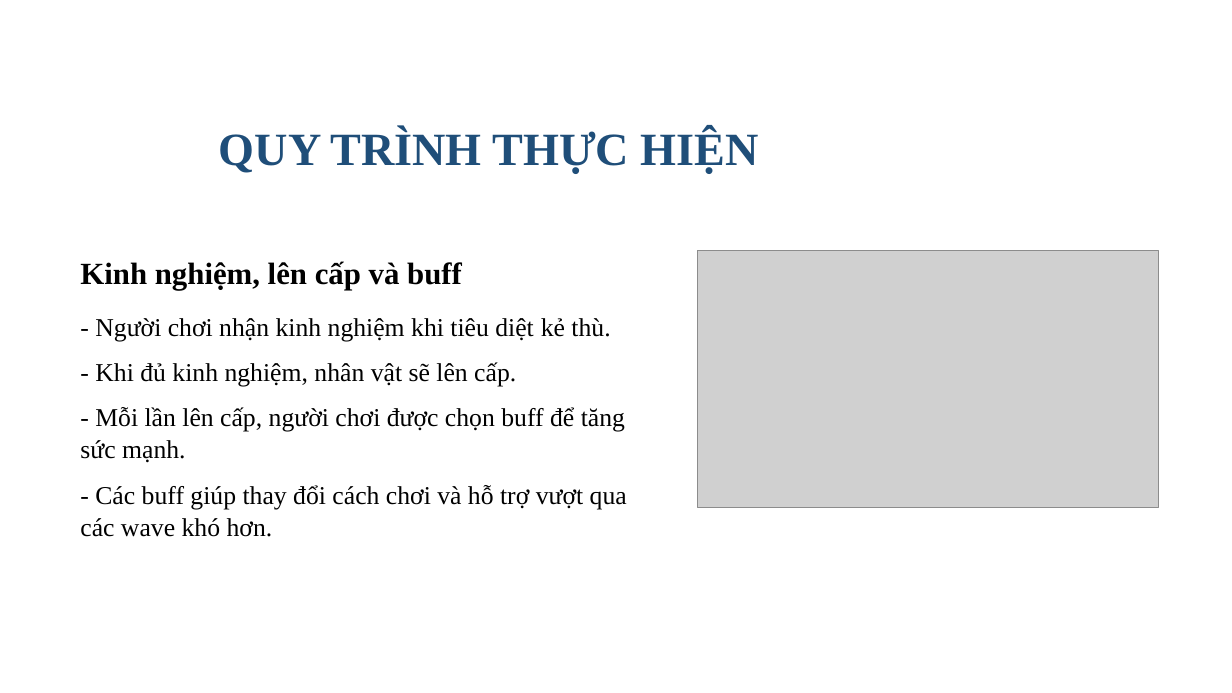
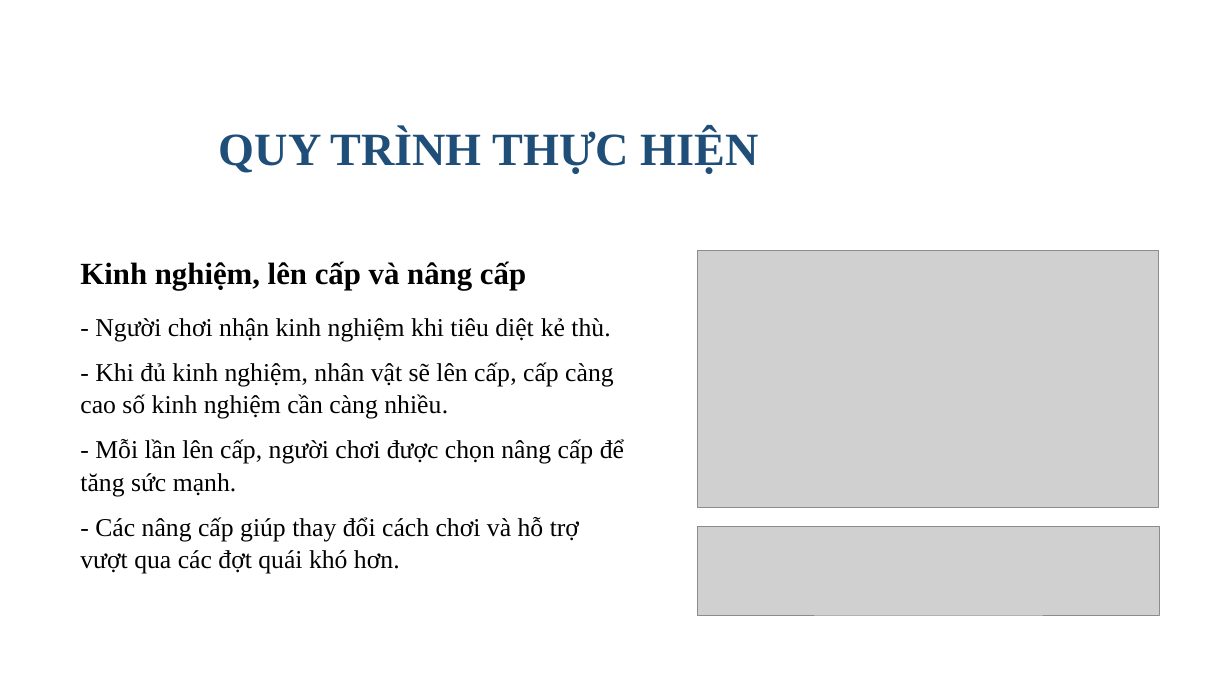
Before and after one commit to yuiai03/Roguelike_Project, a slide deck: slide 12 of output/ppt/ThaiVanHao-2121051075-DATHKT-fixed.pptx. Drawn at 1232x693 pixels with LibreOffice and Linux fonts; fonts in the diff are those of the drawing; grey boxes stand for pictures; background and template pictures are left out. Boxes give left, top, right and bottom in pixels: in the first picture for what was removed or moved away, otherwise in the second. Text is boxed around its words. In the diff, an @@ line names an element or a change of style, - is before the commit and + after.

```diff
--- a/output/ppt/ThaiVanHao-2121051075-DATHKT-fixed.pptx
+++ b/output/ppt/ThaiVanHao-2121051075-DATHKT-fixed.pptx
@@ text at box(80, 261, 526, 290): text changed @@
-Kinh nghiệm, lên cấp và buff
+Kinh nghiệm, lên cấp và nâng cấp
@@ text at box(80, 362, 624, 574): text changed @@
-- Khi đủ kinh nghiệm, nhân vật sẽ lên cấp.
-- Mỗi lần lên cấp, người chơi được chọn buff để tăng sức mạnh.
-- Các buff giúp thay đổi cách chơi và hỗ trợ vượt qua các wave khó hơn.
+- Khi đủ kinh nghiệm, nhân vật sẽ lên cấp, cấp càng cao số kinh nghiệm cần càng nhiều.
+- Mỗi lần lên cấp, người chơi được chọn nâng cấp để tăng sức mạnh.
+- Các nâng cấp giúp thay đổi cách chơi và hỗ trợ vượt qua các đợt quái khó hơn.
@@ picture added at box(698, 527, 1159, 616) @@
```
Also in this commit, not shown: 15 other slides changed, 2 slides added, 19 other files.
